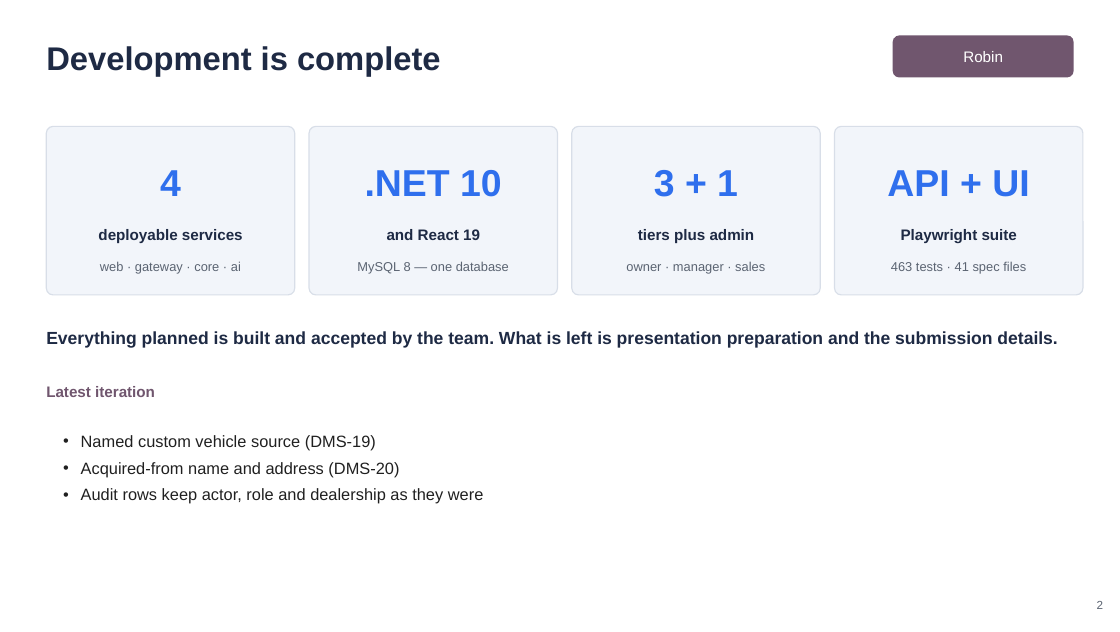
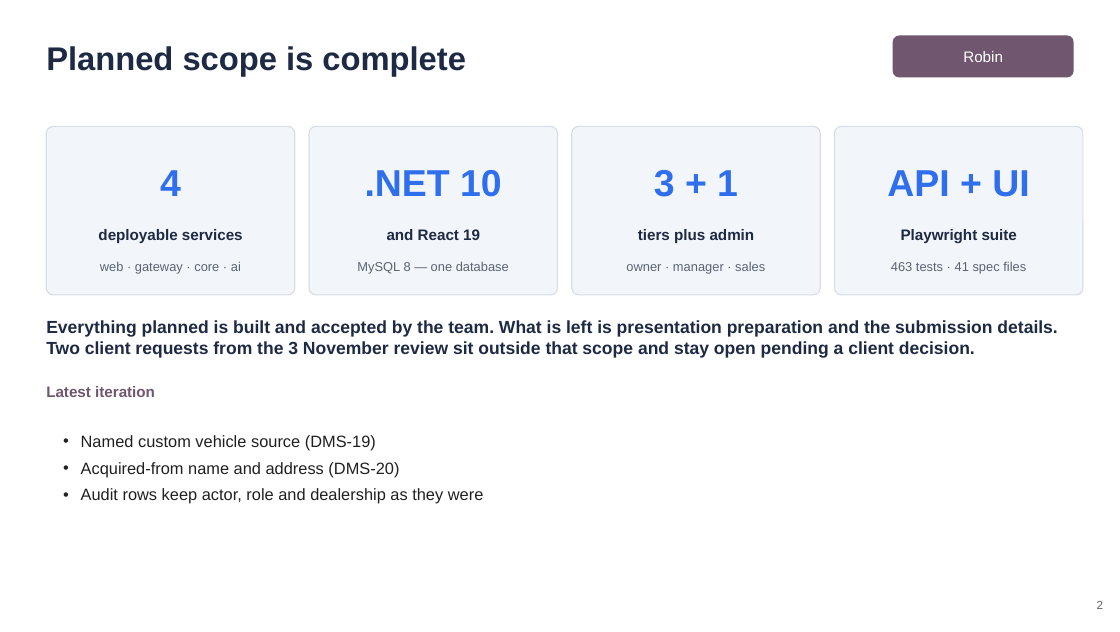
Before and after one commit to YUANDONG-YANG/DealerOps, a slide deck: slide 2 of project-plan/StatusReports3/DealerOps_Status_Report_3_Presentation.pptx. Drawn at 1120x632 pixels with LibreOffice and Linux fonts; fonts in the diff are those of the drawing. Boxes give left, top, right and bottom in pixels: in the first picture for what was removed or moved away, otherwise in the second. Text is boxed around its words. In the diff, an @@ line names an element or a change of style, - is before the commit and + after.

```diff
--- a/project-plan/StatusReports3/DealerOps_Status_Report_3_Presentation.pptx
+++ b/project-plan/StatusReports3/DealerOps_Status_Report_3_Presentation.pptx
@@ text at box(46, 46, 466, 76): text changed @@
-Development is complete
+Planned scope is complete
@@ text at box(46, 320, 1057, 358): text changed @@
-Everything planned is built and accepted by the team. What is left is presentation preparation and the submission details.
+Everything planned is built and accepted by the team. What is left is presentation preparation and the submission details. Two client requests from the 3 November review sit outside that scope and stay open pending a client decision.
```
Also in this commit, not shown: 3 other slides changed, 1 other file.
